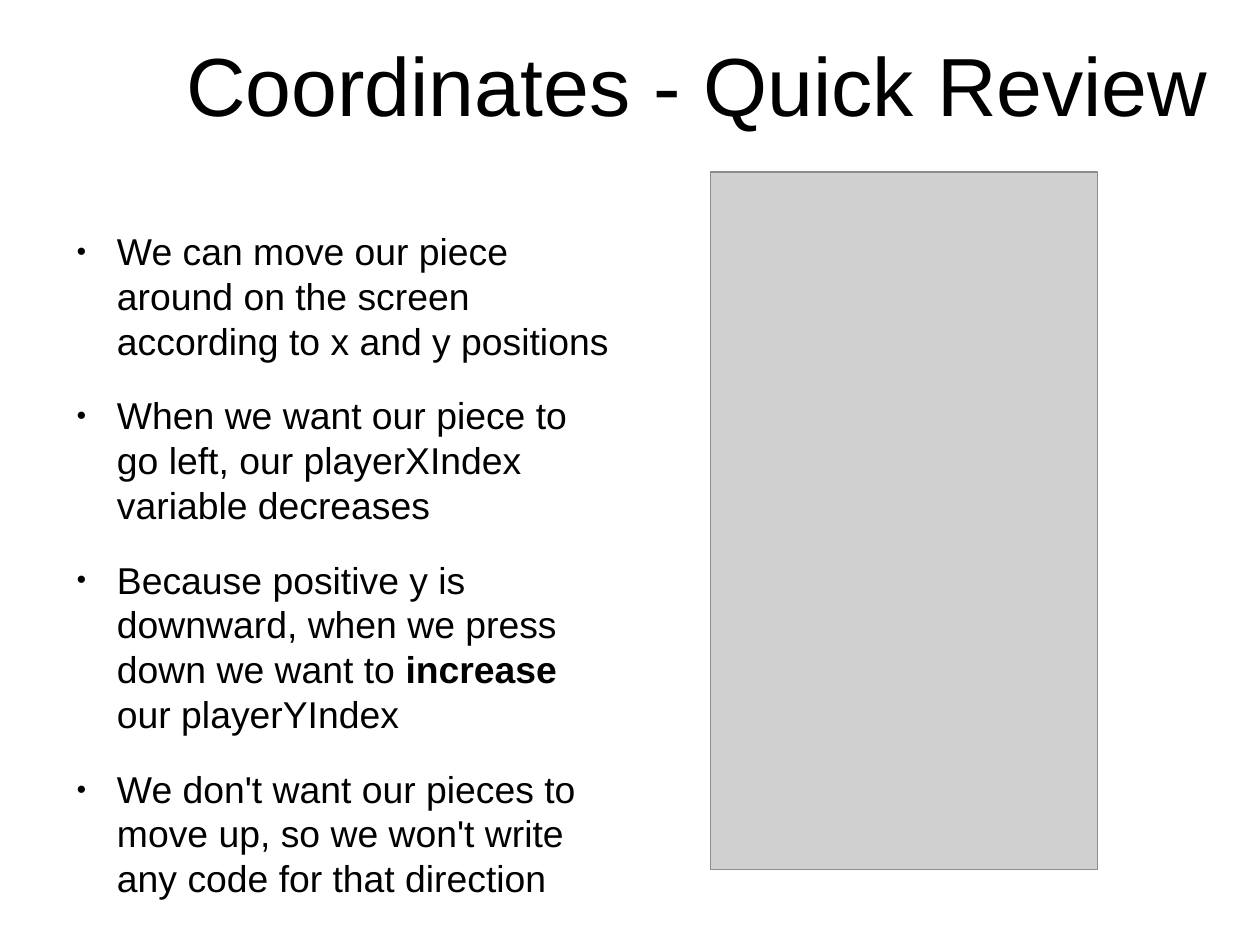
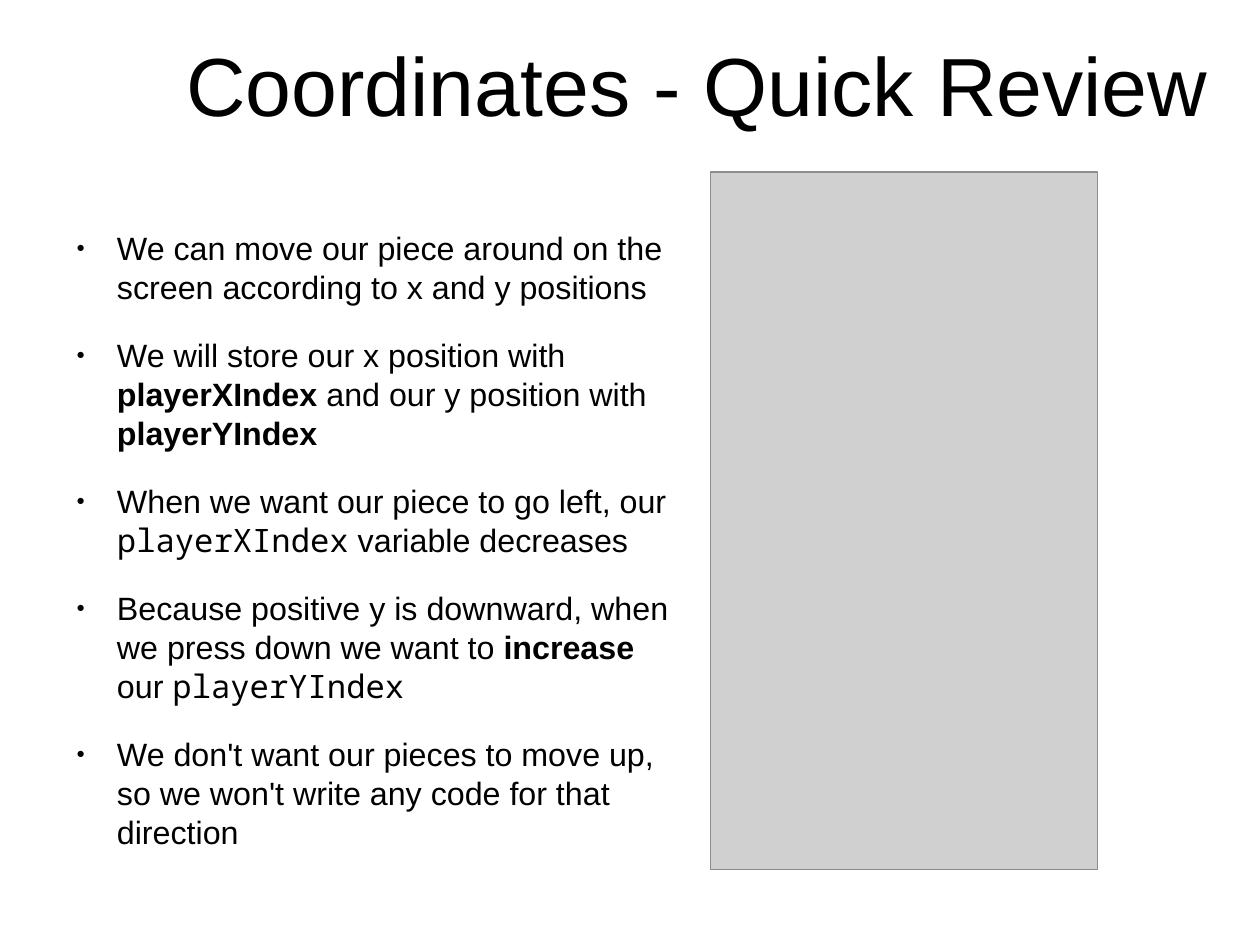
Before and after one commit to originalgrego/Webtris, a slide deck: slide 17 of Webtris - Explorathon 2019.odp. Drawn at 1260x946 pixels with LibreOffice and Linux fonts; fonts in the diff are those of the drawing; grey boxes stand for pictures; background and template pictures are left out. Boxes give left, top, right and bottom in pixels: in the first picture for what was removed or moved away, otherwise in the second. Text is boxed around its words. In the diff, an @@ line names an element or a change of style, - is before the commit and + after.

```diff
--- a/Webtris - Explorathon 2019.odp
+++ b/Webtris - Explorathon 2019.odp
@@ text at box(117, 236, 668, 845): size 23.5 to 20.3 pt in "We can move our piece around on ...", "When we want our piece to go ...", "Because positive y is downward, when we ...", "We don't want our pieces to move ..."; font Arial to Noto Sans Mono in "playerXIndex", "playerYIndex" @@
@@ text at box(117, 343, 646, 451): paragraph added @@
+● We will store our x position with playerXIndex and our y position with playerYIndex
```
Also in this commit, not shown: 19 other slides changed, 4 slides added, 1 other file.
